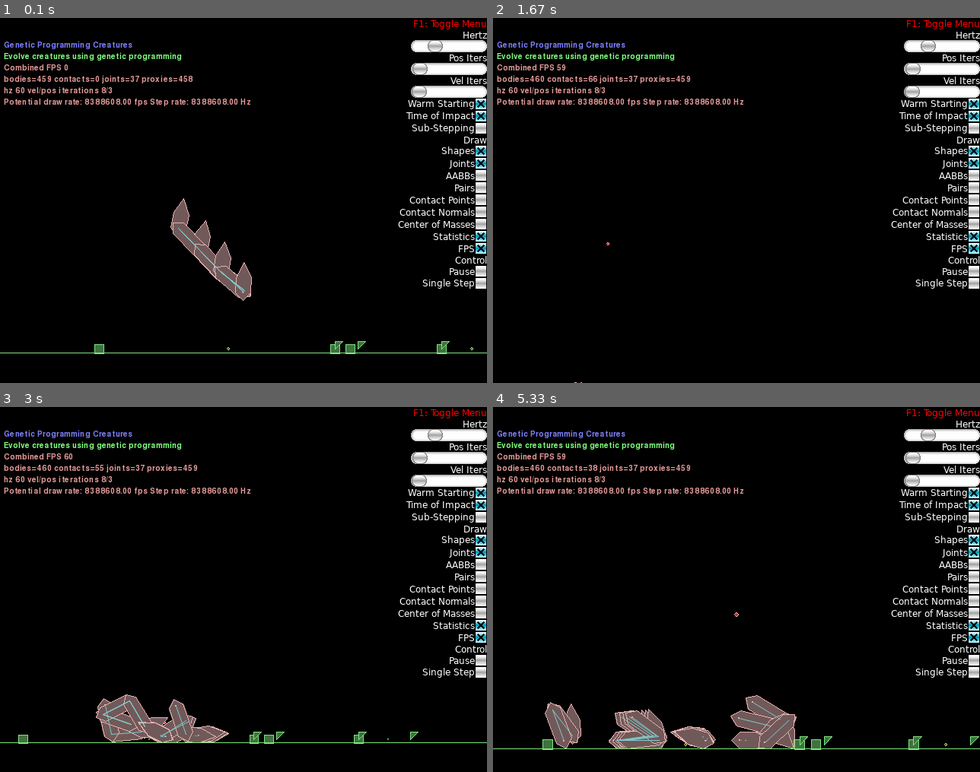
Above: before the commit, frames 1-4 (two rows, left to right).
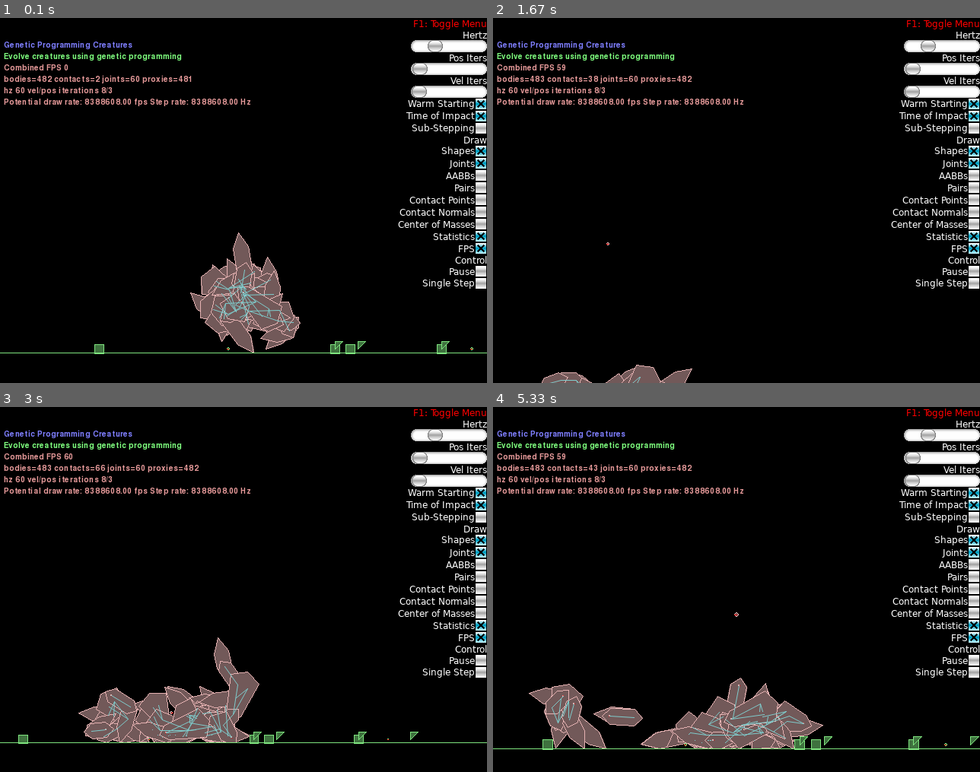
Above: after the commit, the same moments.

Repository: deniseklep/NC_creatures
Game: pygame game, started from main.py
The game is run twice, just before and just after one commit, with the same random seed, the same clock (stepped at 60 frames per second) and the same inputs.
Inputs (mouse positions are in pixels of both pictures, inside the frame that each line leads up to):
- Up to frame 1 (0.1 s): no input
- Up to frame 2 (1.67 s): click (736, 200) at 0.38 s; hold Right 0.67-1.13 s; tap Space at 0.73, 1.03, 1.28, 1.62 s; tap Z at 0.82 s; hold Up 1.22-1.52 s; tap X at 1.37 s; hold Right from 1.55 s (still down)
- Up to frame 3 (3 s): tap Space at 1.92, 2.12, 2.42, 2.68 s; release Right at 2.02 s; hold Left 2.05-2.58 s; tap Z at 2.2 s; hold Down 2.62-2.92 s; tap X at 2.77 s; hold Left from 2.95 s (still down)
- Up to frame 4 (5.33 s): tap Space at 3.02, 3.32, 3.45, 3.85, 4.15, 4.52, 4.92, 5.22 s; release Left at 3.35 s; hold Up 3.38-3.75 s; tap Z at 3.53, 5 s; hold Right 3.78-4.42 s; tap X at 3.93 s; hold Down 4.45-4.82 s; hold Left 4.85-5.32 s

The runs differ from the first frame. In frame 1, 4.6% of the frame differs, in the area x 8-62%, y 15-92%; in frame 2, 1.0%; in frame 3, 3.8%; in frame 4, 4.6%, in the area x 7-68%, y 15-94%.

Commit message:
new part and random speed, length and angle

Diff:
--- a/main.py
+++ b/main.py
@@ -15,14 +15,22 @@
     # Evolution parameters:
     max_simulation_time = 30.
     population_size = 20
+    max_depth = 5
     terminal_set = ['E']
-    function_set = ['L']
+    function_set = ['L', 'S']
+
+    #part ranges
+    min_speed = -10
+    max_speed = 10
+    min_length = 1
+    max_length = 5
 
     def __init__(self):
         super(GP, self).__init__()
 
         self.primitive_set = {'L': self.create_arm,
-                              'E': self.create_endpoint,}
+                              'E': self.create_endpoint,
+                              'S': self.create_split}
 
         self.creatures = []
         self.simulation_time = 0
@@ -77,10 +85,10 @@
             self.generation += 1
             best_creatures = self.select_best_creatures(self.creatures)
             best_graphs = [creature.graph for creature in best_creatures]
-            new_graphs = self.evolve_creatures(best_graphs, self.population_size)
-            new_population = [self.creature_from_graph(graph) for graph in new_graphs]
+            #new_graphs = self.evolve_creatures(best_graphs, self.population_size)
+            #new_population = [self.creature_from_graph(graph) for graph in new_graphs]
             # TODO: delete old creatures
-            self.creatures = new_population
+            #self.creatures = new_population
 
             print('Best fitness: {}'.format(self.best_fitness))
 
@@ -110,7 +118,7 @@
 
     def creature_from_graph(self, graph):
         # TODO: create new creature parts from graph
-        partlist = []
+        partlist = [self.create_root()[0]]
 
         return Creature(partlist, graph, self.generation)
 
@@ -140,7 +148,7 @@
         return body, anchors, 'R_0'
 
 
-    def create_arm(self, anchor, connected, graph_code, angle=45, speed=2, length=4):
+    def create_arm(self, anchor, connected, graph_code, angle=45, speed=5, length=4):
 
         #define body
         p1 = b2Vec2(0, -1)
@@ -163,10 +171,9 @@
         )
 
         #define joints
-        rad = (angle+90) * b2_pi / 180
-        a1 = b2Vec2(anchor.x+np.cos(rad)*length, anchor.y+np.sin(rad)*length)
-        anchors = []
-        anchors.append(a1)
+        rad1 = (angle + 90) * b2_pi / 180
+        a1 = b2Vec2(anchor.x + np.cos(rad1) * length, anchor.y + np.sin(rad1) * length)
+        anchors = [a1]
 
         motorJoint = self.world.CreateRevoluteJoint(
             bodyA=body,
@@ -180,13 +187,14 @@
         return body, anchors, self.encode_part('L', angle, speed, length, graph_code)
 
 
-    def create_endpoint(self, anchor, connected, graph_code, angle=0, speed=2, length=2):
-        # define body
+    def create_split(self, anchor, connected, graph_code, angle=45, speed=5, length=4):
+
+        #define body
         p1 = b2Vec2(0, -1)
         p2 = b2Vec2(-1, 0)
-        p3 = b2Vec2(-1, length)
+        p3 = b2Vec2(-2, length+1)
         p4 = b2Vec2(0, length+2)
-        p5 = b2Vec2(1, length)
+        p5 = b2Vec2(2, length+1)
         p6 = b2Vec2(1, 0)
 
         poly = b2PolygonShape(vertices=(p1, p2, p3, p4, p5, p6))
@@ -201,8 +209,12 @@
                 density=1),
         )
 
-        # define joints
-        anchors = []
+        #define joints
+        rad1 = (angle+80) * b2_pi / 180
+        rad2 = (angle+100) * b2_pi / 180
+        a1 = b2Vec2(anchor.x + np.cos(rad1) * length, anchor.y + np.sin(rad1) * length)
+        a2 = b2Vec2(anchor.x + np.cos(rad2) * length, anchor.y + np.sin(rad2) * length)
+        anchors = [a1, a2]
 
         motorJoint = self.world.CreateRevoluteJoint(
             bodyA=body,
@@ -213,6 +225,42 @@
             maxMotorTorque=1000,
             enableMotor=self.motorOn)
 
+        return body, anchors, self.encode_part('S', angle, speed, length, graph_code)
+
+
+    def create_endpoint(self, anchor, connected, graph_code, angle=0, speed=5, length=2):
+        # define body
+        p1 = b2Vec2(0, -1)
+        p2 = b2Vec2(-1, 0)
+        p3 = b2Vec2(-1, length)
+        p4 = b2Vec2(0, length+2)
+        p5 = b2Vec2(1, length)
+        p6 = b2Vec2(1, 0)
+
+        poly = b2PolygonShape(vertices=(p1, p2, p3, p4, p5, p6))
+
+        body = self.world.CreateDynamicBody(
+            position=anchor,
+            angle=angle * b2_pi / 180,
+            angularDamping=10,
+            fixtures=b2FixtureDef(
+                shape=poly,
+                groupIndex=-1,
+                density=1),
+        )
+
+        # define joints
+        anchors = []
+
+        motorJoint = self.world.CreateRevoluteJoint(
+            bodyA=body,
+            bodyB=connected,
+            anchor=anchor,
+            collideConnected=False,
+            motorSpeed=speed,
+            maxMotorTorque=1000,
+            enableMotor=self.motorOn)
+
         return body, anchors, self.encode_part('E', angle, speed, length, graph_code)
 
 
@@ -229,9 +277,18 @@
 
             for i, anchor in enumerate(anchors):
                 # choose random part
-                name, func = random.choice(list(self.primitive_set.items()))
+                if len(graph_code) < self.max_depth:
+                    name, func = random.choice(list(self.primitive_set.items()))
+                else:
+                    name = random.choice(self.terminal_set)
+                    func = self.primitive_set[name]
                 # create part and anchors
-                part = func(anchor, body, graph_code+str(i))
+                part = func(anchor,
+                            body,
+                            graph_code+str(i),
+                            angle=np.random.randint(0, 360),
+                            speed=np.random.randint(self.min_speed, self.max_speed),
+                            length=np.random.randint(self.min_length, self.max_length))
                 # add unique graph string to encoding
                 if len(part[1]) > 0:
                     openlist.append(part)
